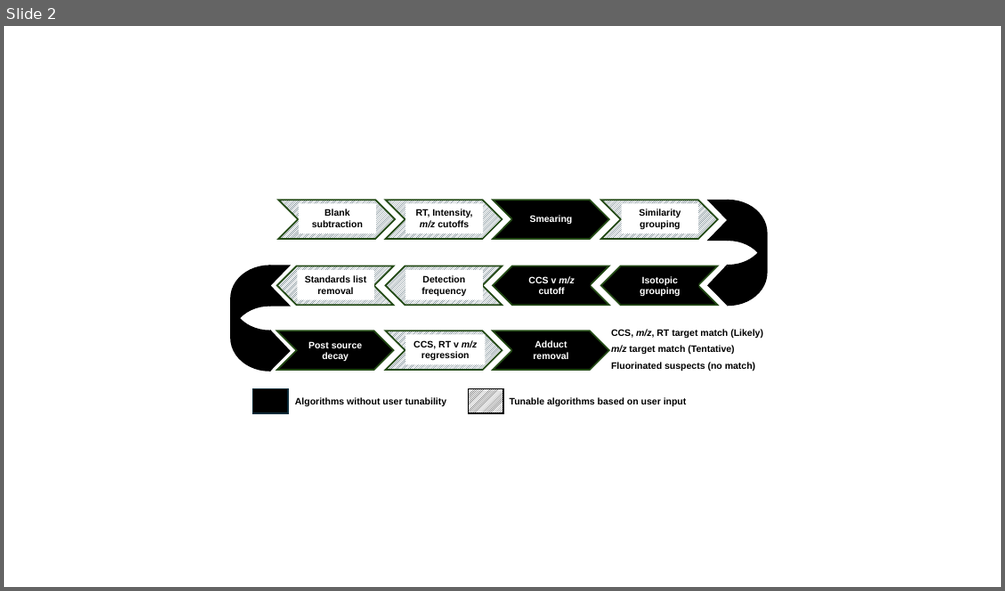
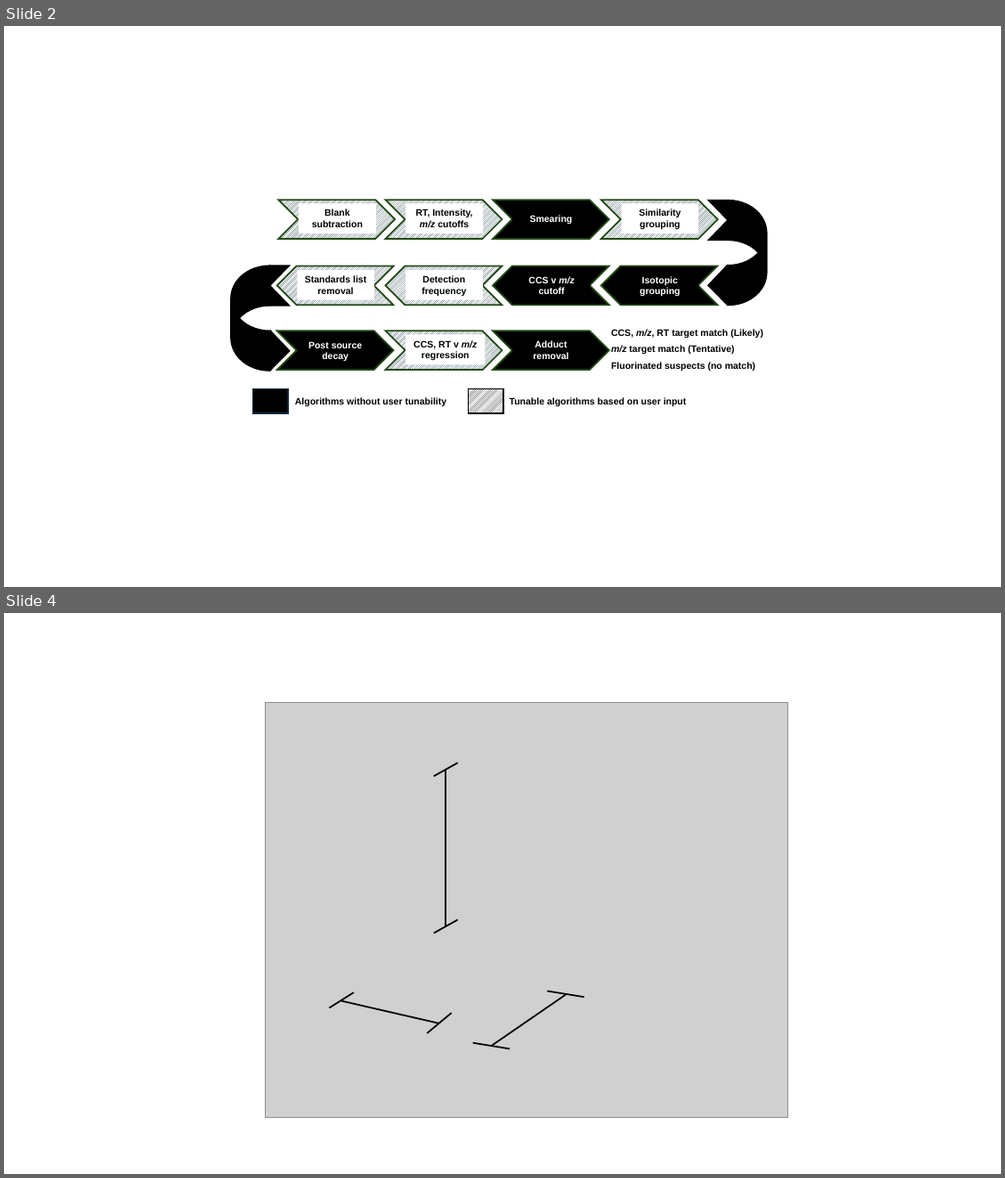
Before and after one commit to greg1d/PFAS-IMplementor-for-Mass-Spectrometry--PIMMS-, a slide deck: presentations/figures for patent application.pptx. Shown one above the other, each under a label of ours: slide 2 before the commit, slides 2 and 4 after it; the slides between them are not shown. The pictures are 1005x591 and 1005x1178 pixels, drawn with LibreOffice and Linux fonts; fonts in the diff are those of the drawing; grey boxes stand for pictures. Boxes give left, top, right and bottom in pixels: in the first picture for what was removed or moved away, otherwise in the second. Text is boxed around its words. In the diff, an @@ line names an element or a change of style, - is before the commit and + after.

```diff
--- a/presentations/figures for patent application.pptx
+++ b/presentations/figures for patent application.pptx
@@ slide 4 added at [4, 613, 1001, 1174], background #FFFFFF @@
@@ picture added at [265, 702, 788, 1117] @@
@@ line added from (434, 776) to (458, 763), #000000 1.5 pt @@
@@ line added from (446, 770) to (446, 926), #000000 1.5 pt @@
@@ line added from (434, 933) to (458, 919), #000000 1.5 pt @@
@@ line added from (354, 992) to (329, 1008), #000000 1.5 pt @@
@@ line added from (341, 1001) to (439, 1023), #000000 1.5 pt @@
@@ line added from (492, 1046) to (566, 995), #000000 1.5 pt @@
@@ line added from (584, 997) to (547, 990), #000000 1.5 pt @@
@@ line added from (451, 1013) to (428, 1033), #000000 1.5 pt @@
@@ line added from (510, 1049) to (473, 1043), #000000 1.5 pt @@
```
Also in this commit, not shown: 1 slide changed, 3 other files.
